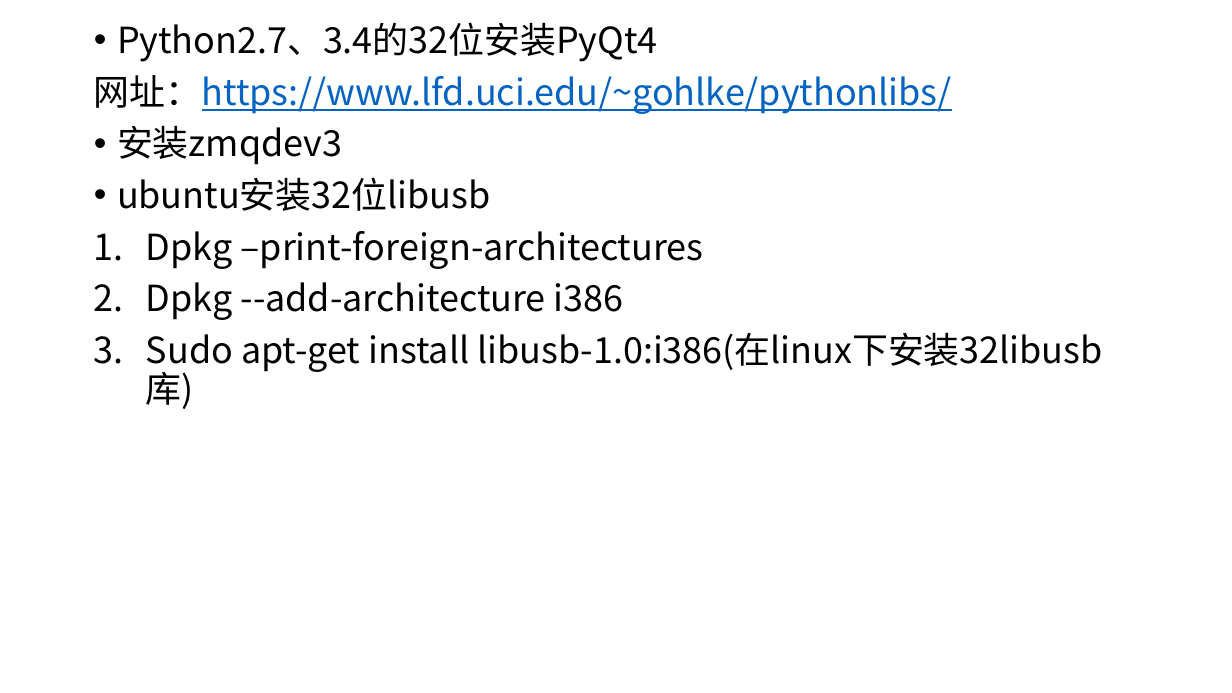
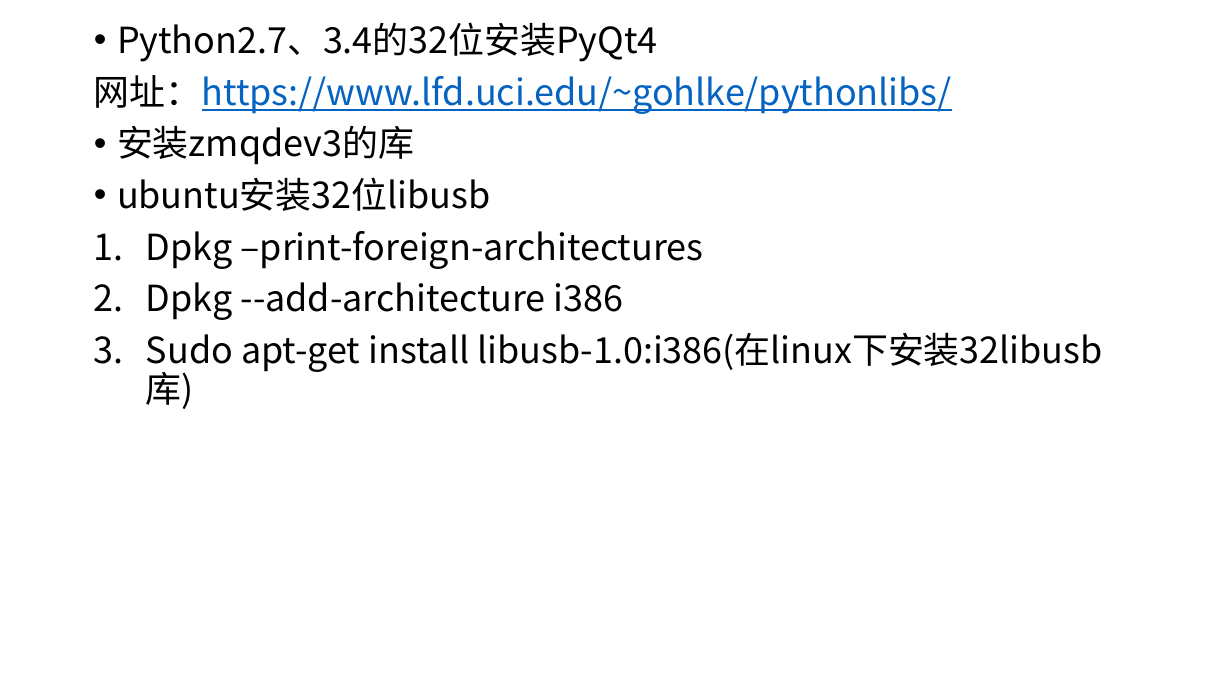
Before and after one commit to niph2018/gitGUIuse, a slide deck: slide 9 of SDK使用步骤.pptx. Drawn at 1232x693 pixels with LibreOffice and Linux fonts; fonts in the diff are those of the drawing. Boxes give left, top, right and bottom in pixels: in the first picture for what was removed or moved away, otherwise in the second. Text is boxed around its words. In the diff, an @@ line names an element or a change of style, - is before the commit and + after.

Commit message:
python27\34的32位安装pyqt4

```diff
--- a/SDK使用步骤.pptx
+++ b/SDK使用步骤.pptx
@@ text at <box>117,125,414,165</box>: text changed @@
-• 安装zmqdev3
+• 安装zmqdev3的库
```
